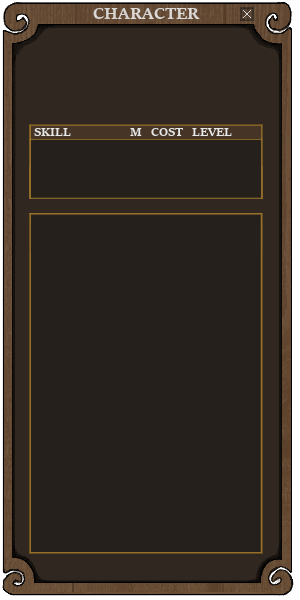
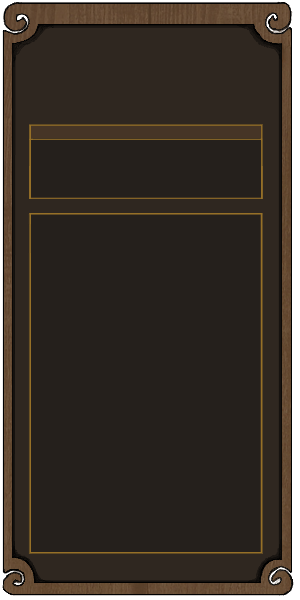
The second w=300, h=600 image is a revision of the first. Changes to its layers:
renamed "Layer #3" to "wood", opacity 22% → 23%, painted on it over [3, 3, 292, 594]
hid "CHARACTER" over [93, 8, 200, 19]
hid "SKILL M COST LEVEL" over [34, 128, 232, 136]
painted on "Layer #4" over [239, 6, 256, 21]
